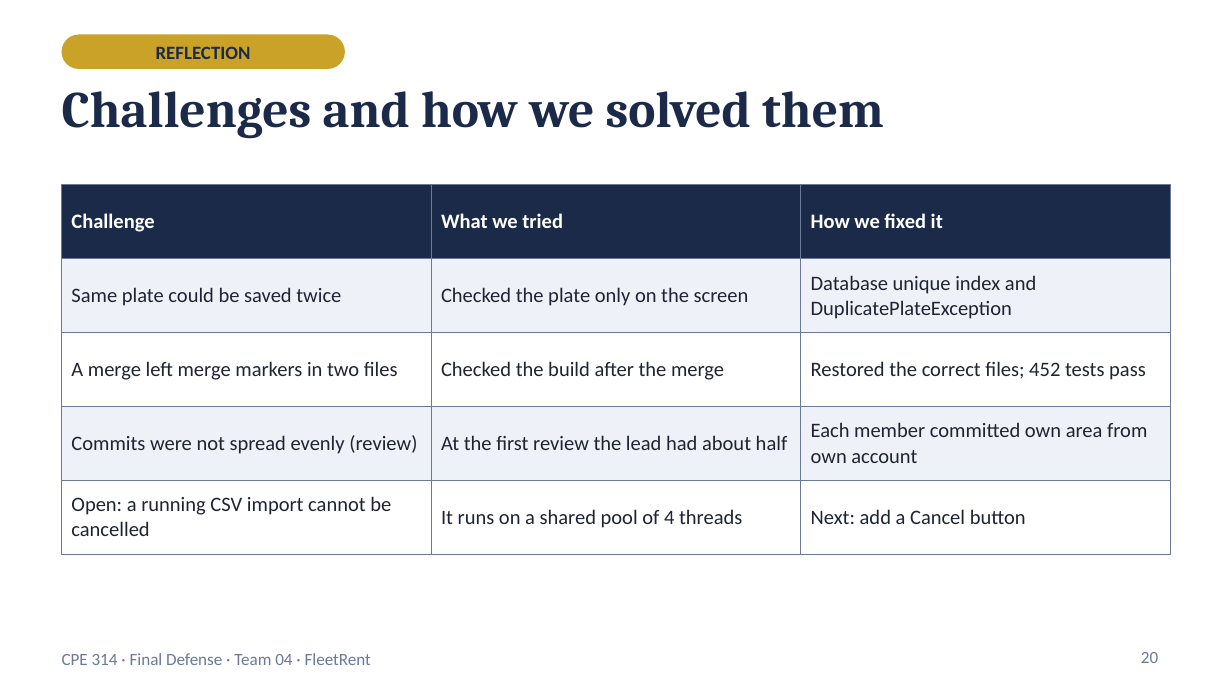
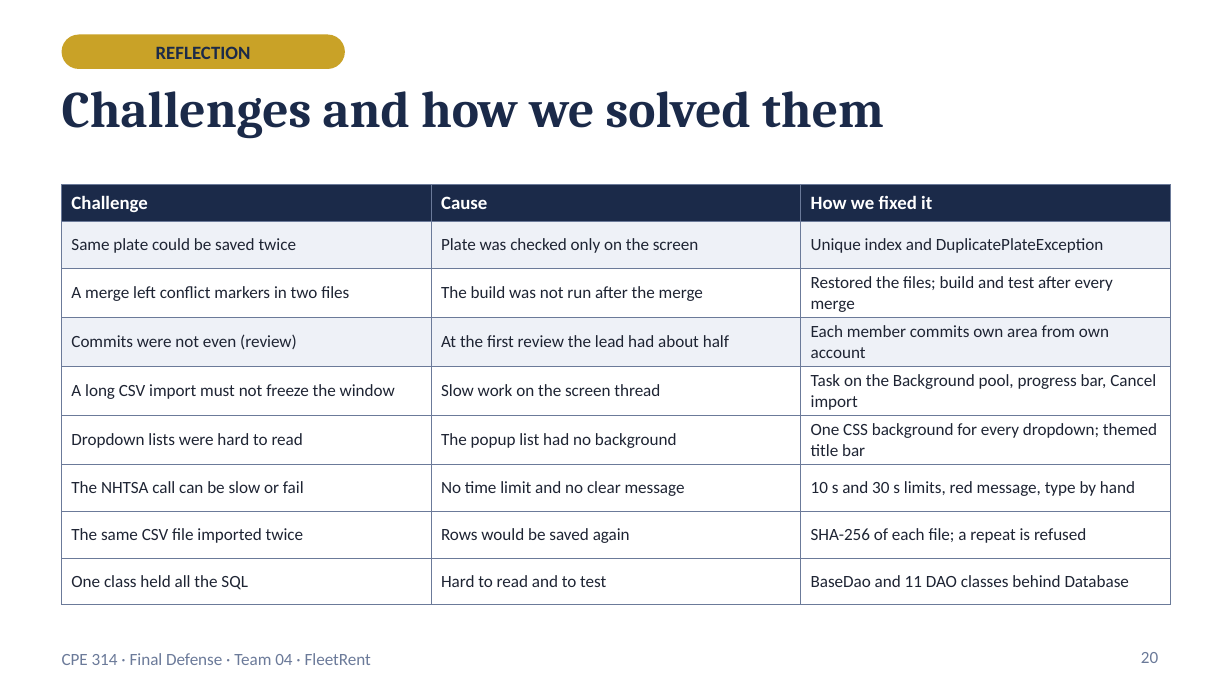
Before and after one commit to ColoscosBrent/cpe314-69323-capstone-team-04, a slide deck: slide 20 of docs/FleetRent_Final_Defense.pptx. Drawn at 1232x693 pixels with LibreOffice and Linux fonts; fonts in the diff are those of the drawing. Boxes give left, top, right and bottom in pixels: in the first picture for what was removed or moved away, otherwise in the second. Text is boxed around its words. In the diff, an @@ line names an element or a change of style, - is before the commit and + after.

```diff
--- a/docs/FleetRent_Final_Defense.pptx
+++ b/docs/FleetRent_Final_Defense.pptx
@@ table at [62, 185, 1170, 594] @@
-row 1: Challenge | What we tried | How we fixed it
-row 2: Same plate could be saved twice | Checked the plate only on the screen | Database unique index and DuplicatePlateException
-row 3: A merge left merge markers in two files | Checked the build after the merge | Restored the correct files; 452 tests pass
-row 4: Commits were not spread evenly (review) | At the first review the lead had about half | Each member committed own area from own account
-row 5: Open: a running CSV import cannot be cancelled | It runs on a shared pool of 4 threads | Next: add a Cancel button
+row 1: Challenge | Cause | How we fixed it
+row 2: Same plate could be saved twice | Plate was checked only on the screen | Unique index and DuplicatePlateException
+row 3: A merge left conflict markers in two files | The build was not run after the merge | Restored the files; build and test after every merge
+row 4: Commits were not even (review) | At the first review the lead had about half | Each member commits own area from own account
+row 5: A long CSV import must not freeze the window | Slow work on the screen thread | Task on the Background pool, progress bar, Cancel import
+row 6: Dropdown lists were hard to read | The popup list had no background | One CSS background for every dropdown; themed title bar
+row 7: The NHTSA call can be slow or fail | No time limit and no clear message | 10 s and 30 s limits, red message, type by hand
+row 8: The same CSV file imported twice | Rows would be saved again | SHA-256 of each file; a repeat is refused
+row 9: One class held all the SQL | Hard to read and to test | BaseDao and 11 DAO classes behind Database
```
Also in this commit, not shown: 15 other slides changed, 1 slide added.
